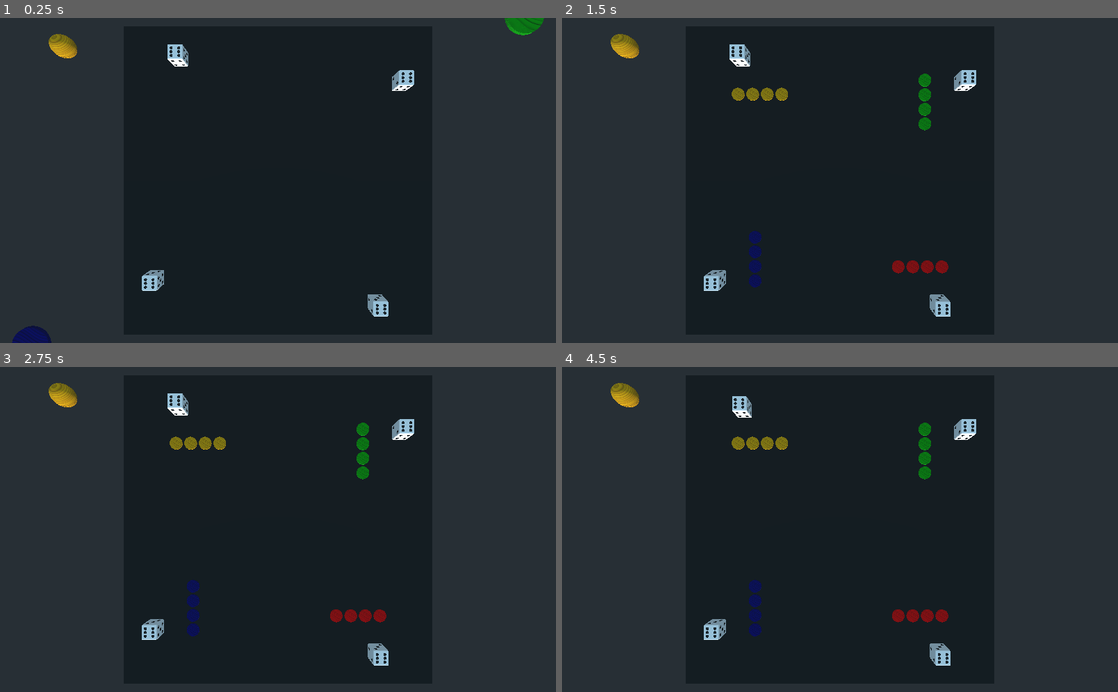
Above: before the commit, frames 1-4 (two rows, left to right).
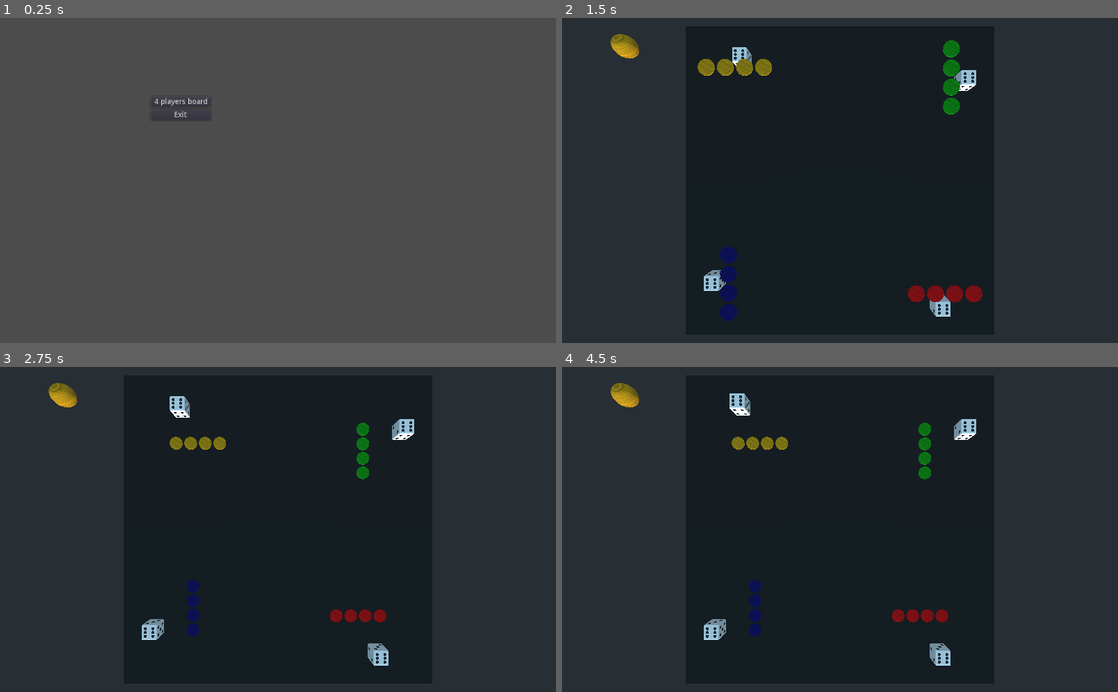
Above: after the commit, the same moments.

Repository: turulomio/gdparchis
Game: Godot game, scene res://scenes/Main.tscn
The game is run twice, just before and just after one commit, with the same random seed, the same clock (stepped at 60 frames per second) and the same inputs. Before the commit the project starts from res://scenes/Game4.tscn.
Inputs (mouse positions are in pixels of both pictures, inside the frame that each line leads up to):
- Up to frame 1 (0.25 s): no input
- Up to frame 2 (1.5 s): click (745, 102) at 0.5 s, where only the run after the commit has a clickable "4 players board"; move the mouse to (962, 164) at 1.27 s; click (962, 164) at 1.35 s
- Up to frame 3 (2.75 s): move the mouse to (166, 545) at 2.02 s; click (166, 545) at 2.1 s
- Up to frame 4 (4.5 s): move the mouse to (895, 458) at 2.77 s; right-click (895, 458) at 2.85 s; click (895, 458) at 3.05 s; move the mouse to (812, 594) at 3.52 s; tap Z (zoom_in) at 3.6 s; click (812, 594) at 3.8 s; tap Enter at 4.25 s; move the mouse to (1006, 578) at 4.27 s; tap A (zoom_out) at 4.35 s

The runs differ from the first frame. In frame 1, 100% of the frame differs, in the area x 0-100%, y 0-100%; in frame 2, 3.3%; in frame 3, 0.2%; in frame 4, 0.2%.

Commit message:
Added Menu and save

Diff:
--- a/project.godot
+++ b/project.godot
@@ -75,7 +75,7 @@
 [application]
 
 config/name="Gdparchis"
-run/main_scene="res://scenes/Game4.tscn"
+run/main_scene="res://scenes/Main.tscn"
 
 [autoload]
 
--- a/scenes/Game4.gd
+++ b/scenes/Game4.gd
@@ -74,6 +74,7 @@
 		player.append_piece(piece) #Link piece to player bidirectional
 
 	# Start game
+	self.players.current=self.players.get(3)
 	self.players.change_current_player()
 
 # Called every frame. 'delta' is the elapsed time since the previous frame.
--- a/scenes/Globals.gd
+++ b/scenes/Globals.gd
@@ -33,6 +33,34 @@
 	if abs(_value)<=precision:
 		return true
 	return false
+
+
+func save_game(game):
+	var file=File.new()
+	file.open("user://savegame.save", File.WRITE)
+	var dict={}
+	dict["max_players"]=game.players.max_players
+	dict["current"]=game.players.current.id
+	dict["fake_dice"]=[]
+	dict["players"]=[]
+	for p in game.players.values():
+		var dict_p={}
+		dict_p["id"]=p.id
+		dict_p["name"]=p.name
+		dict["players"].append(dict_p)
+		dict_p["pieces"]=[]
+		for piece in p.pieces:
+			var dict_piece={}
+			dict_piece["id"]=piece.id
+			dict_piece["route_position"]=piece.route_position
+			dict_piece["square_position"]=piece.square_position
+			dict_p["pieces"].append(dict_piece)
+
+
+
+	file.store_line(to_json(dict))
+	file.close()
+
 
 # Lo calcule ayudandome de la función y con simetrías
 #func get_object_under_mouse():
--- a/scenes/main.gd
+++ b/scenes/Main.gd
@@ -1,4 +1,4 @@
-extends Spatial
+extends Control
 
 
 # Declare member variables here. Examples:
@@ -12,9 +12,15 @@
 
 
 # Called every frame. 'delta' is the elapsed time since the previous frame.
-func _process(delta):
-	$Camera.look_at($die.global_transform.origin,Vector3(0,1,0))
+#func _process(delta):
 
-func _input(event):
-	if Input.is_mouse_button_pressed(1):
-		get_tree().reload_current_scene()
+
+func _on_Exit_pressed():
+
+		get_tree().quit()
+#	pass
+
+
+func _on_Players4_pressed():
+	get_tree().change_scene("res://scenes/Game4.tscn")
+	pass # Replace with function body.
--- /dev/null
+++ b/scenes/Main.tscn
@@ -0,0 +1,32 @@
+[gd_scene load_steps=2 format=2]
+
+[ext_resource path="res://scenes/Main.gd" type="Script" id=1]
+
+[node name="Main" type="Control"]
+anchor_right = 1.0
+anchor_bottom = 1.0
+margin_top = -2.0
+margin_bottom = -2.0
+script = ExtResource( 1 )
+
+[node name="VBoxContainer" type="VBoxContainer" parent="."]
+margin_left = 278.0
+margin_top = 147.0
+margin_right = 388.0
+margin_bottom = 191.0
+
+[node name="Players4" type="Button" parent="VBoxContainer"]
+margin_right = 110.0
+margin_bottom = 20.0
+rect_pivot_offset = Vector2( 79, 10 )
+text = "4 players board"
+
+[node name="Exit" type="Button" parent="VBoxContainer"]
+margin_top = 24.0
+margin_right = 110.0
+margin_bottom = 44.0
+rect_pivot_offset = Vector2( 79, 10 )
+text = "Exit"
+
+[connection signal="pressed" from="VBoxContainer/Players4" to="." method="_on_Players4_pressed"]
+[connection signal="pressed" from="VBoxContainer/Exit" to="." method="_on_Exit_pressed"]
--- a/scenes/PlayerManager.gd
+++ b/scenes/PlayerManager.gd
@@ -16,6 +16,7 @@
 	self.assistant=_assistant
 
 func change_current_player():
+	Globals.save_game(self.current.game)
 	if self.current==null:
 		self.current= self.d["0"]
 	elif self.current==self.d["0"]:
--- a/scenes/main.tscn
+++ /dev/null
@@ -1,45 +0,0 @@
-[gd_scene load_steps=5 format=2]
-
-[ext_resource path="res://die.tscn" type="PackedScene" id=1]
-[ext_resource path="res://main.gd" type="Script" id=2]
-
-[sub_resource type="PlaneMesh" id=1]
-
-[sub_resource type="ConcavePolygonShape" id=2]
-data = PoolVector3Array( 1, 0, 1, -1, 0, 1, 1, 0, -1, -1, 0, 1, -1, 0, -1, 1, 0, -1 )
-
-[node name="main" type="Spatial"]
-script = ExtResource( 2 )
-
-[node name="ground" type="MeshInstance" parent="."]
-transform = Transform( 50, 0, 0, 0, 1, 0, 0, 0, 50, 0, 0, 0 )
-mesh = SubResource( 1 )
-material/0 = null
-
-[node name="StaticBody" type="StaticBody" parent="ground"]
-
-[node name="CollisionShape" type="CollisionShape" parent="ground/StaticBody"]
-shape = SubResource( 2 )
-
-[node name="Camera" type="Camera" parent="."]
-transform = Transform( 1, 0, 0, 0, 1, 0, 0, 0, 1, 0, 1.24717, 1.94787 )
-
-[node name="die" parent="." instance=ExtResource( 1 )]
-transform = Transform( 1, 0, 0, 0, 1, 0, 0, 0, 1, 0, 2.04444, 0 )
-mass = 0.5
-gravity_scale = 0.5
-
-[node name="die2" parent="." instance=ExtResource( 1 )]
-transform = Transform( 1, 0, 0, 0, 1, 0, 0, 0, 1, 0, 2.52558, 0 )
-mass = 0.5
-gravity_scale = 0.5
-
-[node name="die3" parent="." instance=ExtResource( 1 )]
-transform = Transform( 1, 0, 0, 0, 1, 0, 0, 0, 1, 0, 2.89983, 0 )
-mass = 0.5
-gravity_scale = 0.5
-
-[node name="die4" parent="." instance=ExtResource( 1 )]
-transform = Transform( 1, 0, 0, 0, 1, 0, 0, 0, 1, 0, 3.43833, 0 )
-mass = 0.5
-gravity_scale = 0.5
